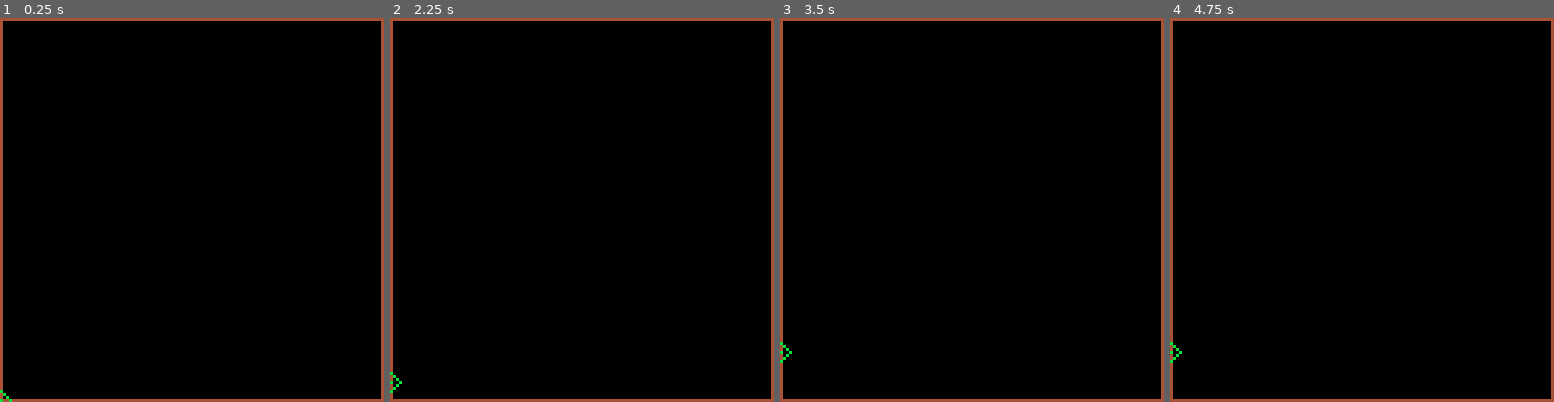
Above: before the commit, frames 1-4 (left to right).
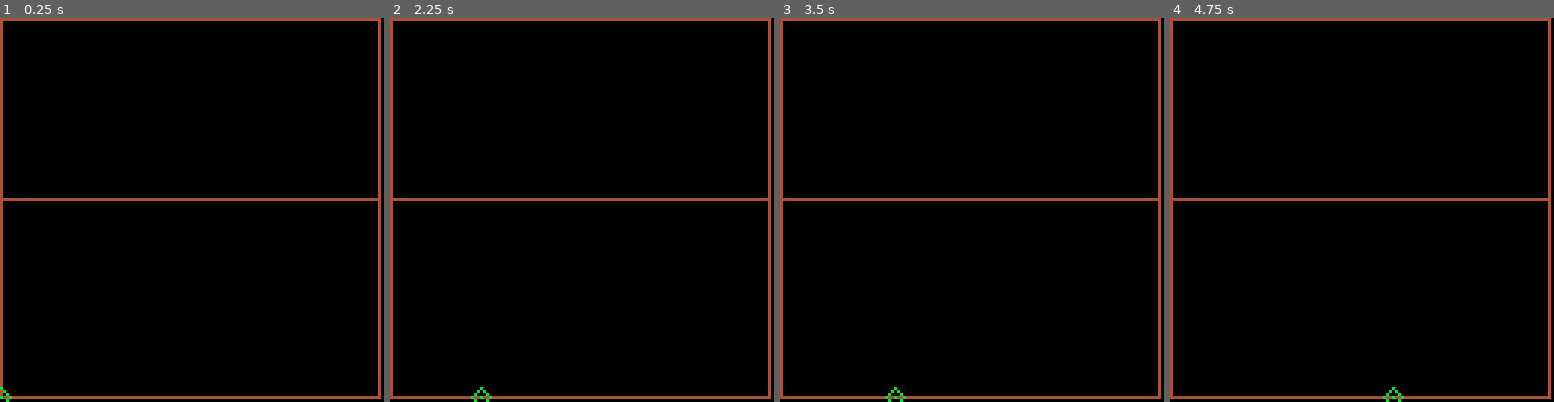
Above: after the commit, the same moments.

Repository: shen-sat/qix
Game: PICO-8 cartridge qix.p8
Same seed, same stepped clock (60 frames per second), same inputs: the game is played once before the commit and once after it.
Inputs:
- Up to frame 1 (0.25 s): no input
- Up to frame 2 (2.25 s): hold Right 1.6-2.1 s; hold Up from 2.15 s (still down)
- Up to frame 3 (3.5 s): release Up at 2.42 s; hold Right 2.47-3.03 s; hold Left from 3.08 s (still down)
- Up to frame 4 (4.75 s): release Left at 3.58 s; hold Down 3.63-3.97 s; hold Right 4.02-4.68 s; hold Up from 4.73 s (still down)

The runs differ from the first frame. In frame 1, 3.9% of the frame differs, in the area x 0-100%, y 0-100%; in frame 2, 3.9%; in frame 3, 3.9%; in frame 4, 3.9%.

Commit message:
Add player path movement

Diff:
--- a/qix.p8
+++ b/qix.p8
@@ -112,7 +112,7 @@
 
   player = {
    x = 0,
-   y = 127,
+   y = 126,
    prev_x = 0,
    prev_y = 127,
    sprite = 1,
@@ -137,9 +137,20 @@
   qix:update()
 
   if btn(2) then
-   local next_x = player.x
-   local next_y = player.y - player.speed
+   local next_x, next_y = player.x, player.y - player.speed
    player_move(next_x, next_y, 'up', false)
+  end
+  if btn(3) then
+   local next_x, next_y = player.x, player.y + player.speed
+   player_move(next_x, next_y, 'down', false)
+  end
+  if btn(0) then
+   local next_x, next_y = player.x - player.speed, player.y
+   player_move(next_x, next_y, 'left', false)
+  end
+  if btn(1) then
+   local next_x, next_y = player.x + player.speed, player.y
+   player_move(next_x, next_y, 'right', false)
   end
 
 end
@@ -152,19 +163,33 @@
    line(l.x0,l.y0,l.x1,l.y1,l.col)
   end
 
-  rect(0,0,127,127,4) --border
+  rect(0,0,126,126,4) --border
   -- qix:draw()
 
+  -- draw paths and rects for player to move along
+  -- rectfill(1,1,127 -1,60 - 1,2)
+  line(1,60,127 - 1,60,4)
+  -- line(64, 1, 64, 60, 4)
+
   spr(player.sprite,player.x - 3,player.y - 3)
+
+
 end
 
 function player_move(next_x, next_y, direction, player_move_called_already)
  if pget(next_x, next_y) == path_color then
-  player.y = next_y
-  player.x = next_x
+  player.x, player.y = next_x, next_y
  else
   if player_move_called_already then return end
-  if direction == 'up' then next_y += 1 end
+  if direction == 'up' then
+   next_y += 1
+  elseif direction == 'down' then
+   next_y -= 1
+  elseif direction == 'left' then
+   next_x += 1
+  elseif direction == 'right' then
+   next_x -= 1
+  end
   player_move(next_x, next_y, direction, true)
  end
 end
